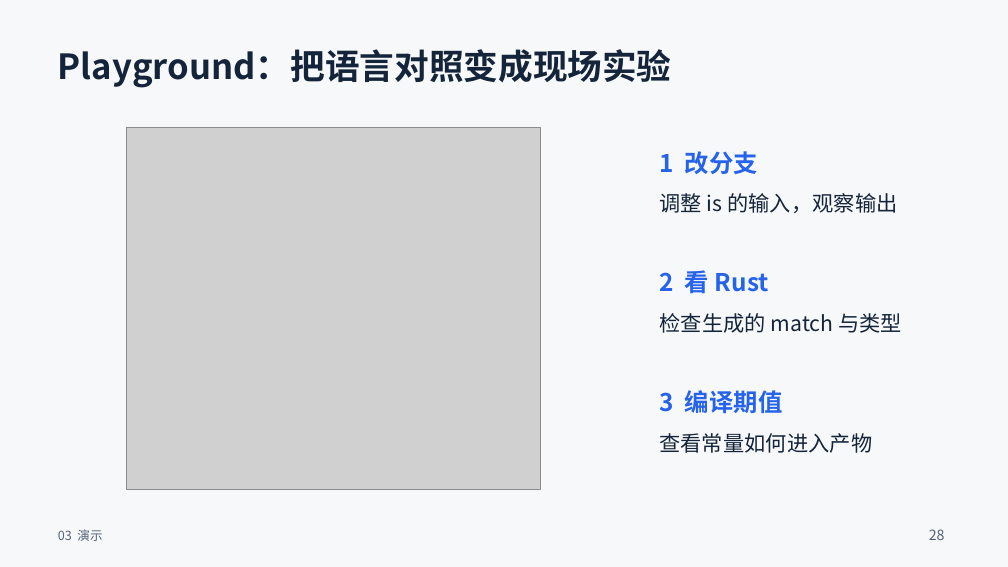
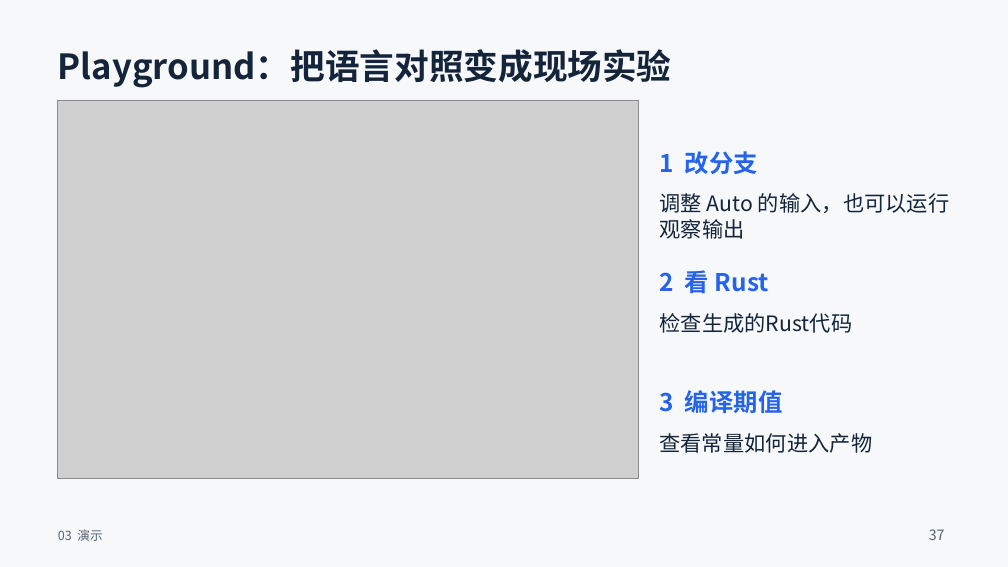
Before and after one commit to auto-stack/docs, a slide deck: slide 37 of AutoOS/Auto与Rust融合生态_37页_深色结尾群二维码版.pptx (slide 28 before the commit). Drawn at 1008x567 pixels with LibreOffice and Linux fonts; fonts in the diff are those of the drawing; grey boxes stand for pictures. Boxes give left, top, right and bottom in pixels: in the first picture for what was removed or moved away, otherwise in the second. Text is boxed around its words. In the diff, an @@ line names an element or a change of style, - is before the commit and + after.

Commit message:
update PPT for AutoOS

```diff
--- a/AutoOS/Auto与Rust融合生态_37页_深色结尾群二维码版.pptx
+++ b/AutoOS/Auto与Rust融合生态_37页_深色结尾群二维码版.pptx
@@ picture: place and size @@
-picture at [127,128,541,490]
+picture at [57,100,639,479]
@@ text at [659,193,950,239]: text changed @@
-调整 is 的输入，观察输出
+调整 Auto 的输入，也可以运行观察输出
@@ text at [659,313,852,333]: text changed @@
-检查生成的 match 与类型
+检查生成的Rust代码
@@ text at [929,529,945,540]: text changed @@
-28
+37
```
Also in this commit, not shown: 34 other slides changed, 9 slides added.
